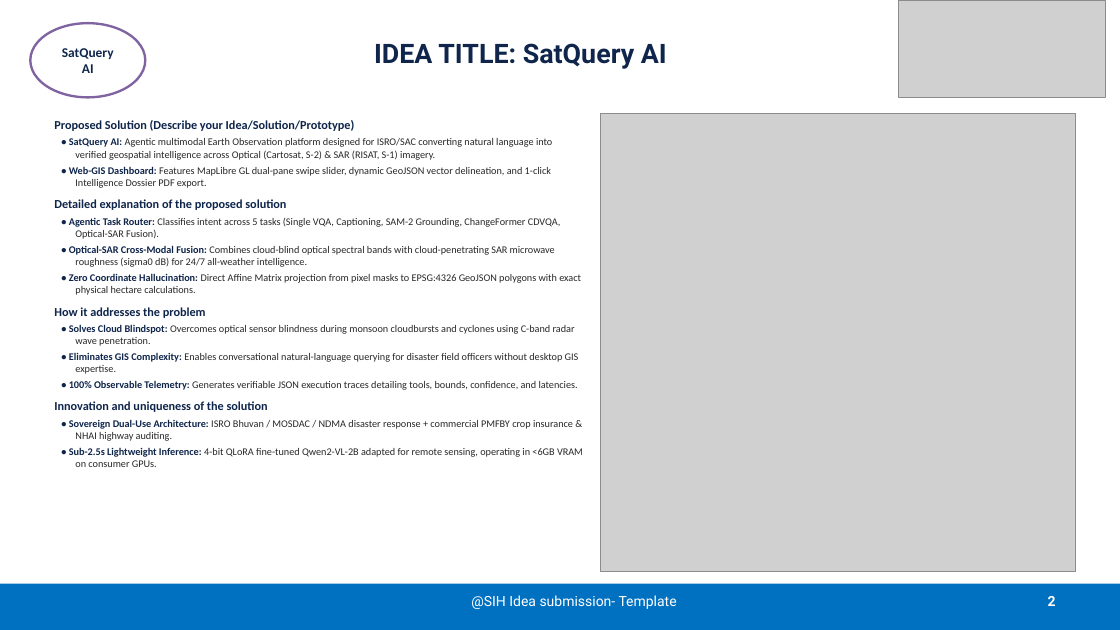
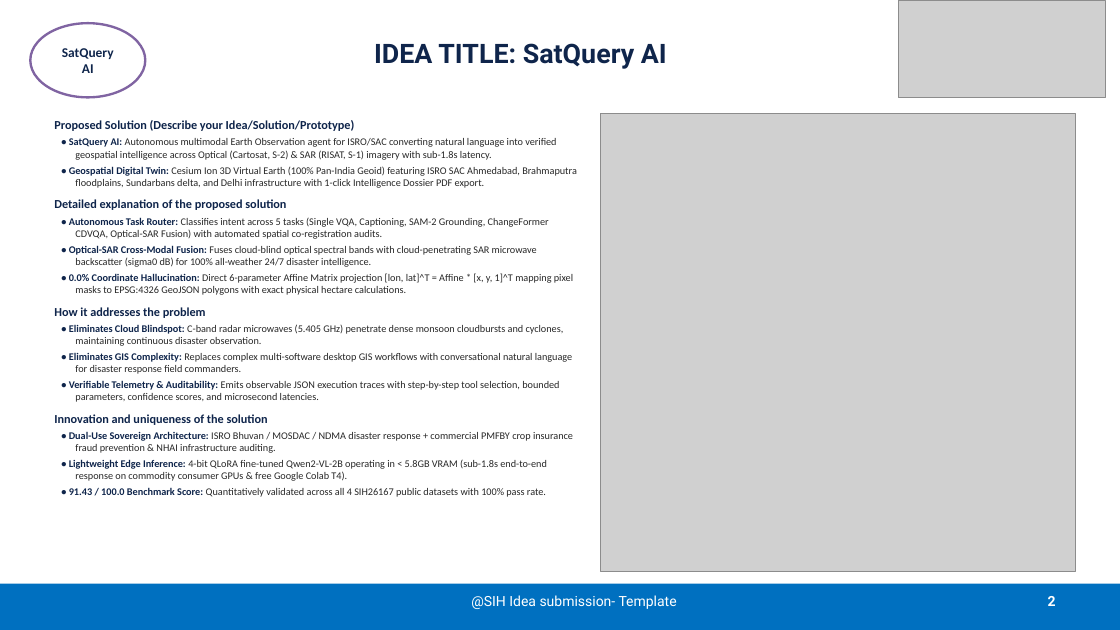
Before and after one commit to Shourya3113/SatQuery-AI-SIH-26, a slide deck: slide 2 of SIH2026-IDEA-Presentation-Format.pptx. Drawn at 1120x630 pixels with LibreOffice and Linux fonts; fonts in the diff are those of the drawing; grey boxes stand for pictures. Boxes give left, top, right and bottom in pixels: in the first picture for what was removed or moved away, otherwise in the second. Text is boxed around its words. In the diff, an @@ line names an element or a change of style, - is before the commit and + after.

Commit message:
feat(ppt): supercharge SIH presentation with verified empirical benchmark scorecard, 46/46 test pass rate, and Pan-India metrics

```diff
--- a/SIH2026-IDEA-Presentation-Format.pptx
+++ b/SIH2026-IDEA-Presentation-Format.pptx
@@ text at [69, 138, 577, 188]: text changed @@
-• SatQuery AI: Agentic multimodal Earth Observation platform designed for ISRO/SAC converting natural language into verified geospatial intelligence across Optical (Cartosat, S-2) & SAR (RISAT, S-1) imagery.
-• Web-GIS Dashboard: Features MapLibre GL dual-pane swipe slider, dynamic GeoJSON vector delineation, and 1-click Intelligence Dossier PDF export.
+• SatQuery AI: Autonomous multimodal Earth Observation agent for ISRO/SAC converting natural language into verified geospatial intelligence across Optical (Cartosat, S-2) & SAR (RISAT, S-1) imagery with sub-1.8s latency.
+• Geospatial Digital Twin: Cesium Ion 3D Virtual Earth (100% Pan-India Geoid) featuring ISRO SAC Ahmedabad, Brahmaputra floodplains, Sundarbans delta, and Delhi infrastructure with 1-click Intelligence Dossier PDF export.
@@ text at [69, 217, 573, 295]: text changed @@
-• Agentic Task Router: Classifies intent across 5 tasks (Single VQA, Captioning, SAM-2 Grounding, ChangeFormer CDVQA, Optical-SAR Fusion).
-• Optical-SAR Cross-Modal Fusion: Combines cloud-blind optical spectral bands with cloud-penetrating SAR microwave roughness (sigma0 dB) for 24/7 all-weather intelligence.
-• Zero Coordinate Hallucination: Direct Affine Matrix projection from pixel masks to EPSG:4326 GeoJSON polygons with exact physical hectare calculations.
+• Autonomous Task Router: Classifies intent across 5 tasks (Single VQA, Captioning, SAM-2 Grounding, ChangeFormer CDVQA, Optical-SAR Fusion) with automated spatial co-registration audits.
+• Optical-SAR Cross-Modal Fusion: Fuses cloud-blind optical spectral bands with cloud-penetrating SAR microwave backscatter (sigma0 dB) for 100% all-weather 24/7 disaster intelligence.
+• 0.0% Coordinate Hallucination: Direct 6-parameter Affine Matrix projection [lon, lat]^T = Affine * [x, y, 1]^T mapping pixel masks to EPSG:4326 GeoJSON polygons with exact physical hectare calculations.
@@ text at [69, 324, 572, 402]: text changed @@
-• Solves Cloud Blindspot: Overcomes optical sensor blindness during monsoon cloudbursts and cyclones using C-band radar wave penetration.
-• Eliminates GIS Complexity: Enables conversational natural-language querying for disaster field officers without desktop GIS expertise.
-• 100% Observable Telemetry: Generates verifiable JSON execution traces detailing tools, bounds, confidence, and latencies.
+• Eliminates Cloud Blindspot: C-band radar microwaves (5.405 GHz) penetrate dense monsoon cloudbursts and cyclones, maintaining continuous disaster observation.
+• Eliminates GIS Complexity: Replaces complex multi-software desktop GIS workflows with conversational natural language for disaster response field commanders.
+• Verifiable Telemetry & Auditability: Emits observable JSON execution traces with step-by-step tool selection, bounded parameters, confidence scores, and microsecond latencies.
@@ text at [69, 431, 573, 497]: text changed @@
-• Sovereign Dual-Use Architecture: ISRO Bhuvan / MOSDAC / NDMA disaster response + commercial PMFBY crop insurance & NHAI highway auditing.
-• Sub-2.5s Lightweight Inference: 4-bit QLoRA fine-tuned Qwen2-VL-2B adapted for remote sensing, operating in <6GB VRAM on consumer GPUs.
+• Dual-Use Sovereign Architecture: ISRO Bhuvan / MOSDAC / NDMA disaster response + commercial PMFBY crop insurance fraud prevention & NHAI infrastructure auditing.
+• Lightweight Edge Inference: 4-bit QLoRA fine-tuned Qwen2-VL-2B operating in < 5.8GB VRAM (sub-1.8s end-to-end response on commodity consumer GPUs & free Google Colab T4).
+• 91.43 / 100.0 Benchmark Score: Quantitatively validated across all 4 SIH26167 public datasets with 100% pass rate.
```
Also in this commit, not shown: 4 other slides changed, 11 other files.
